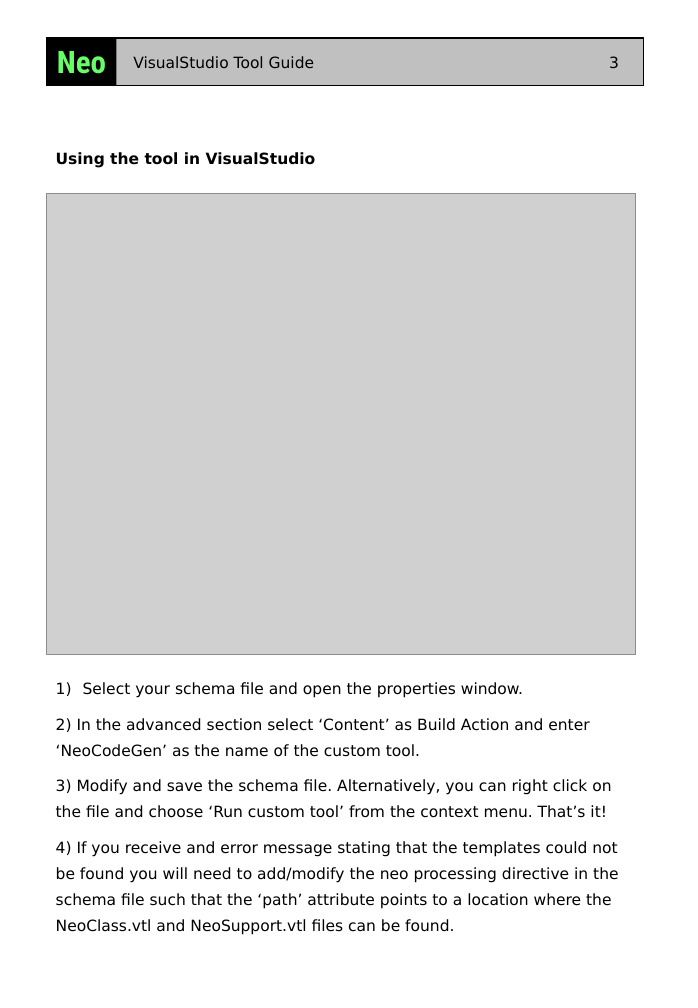
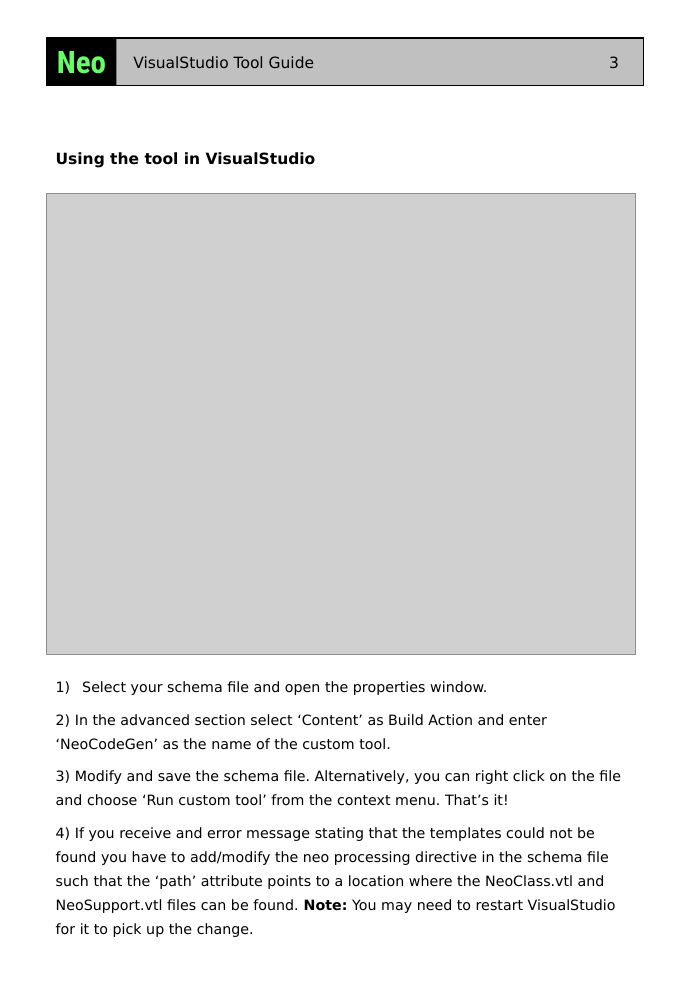
Before and after one commit to codehaus/neo, a slide deck: slide 3 of neo/docs/Neo_VsTool_Guide.ppt. Drawn at 698x1008 pixels with LibreOffice and Linux fonts; fonts in the diff are those of the drawing; grey boxes stand for pictures. Boxes give left, top, right and bottom in pixels: in the first picture for what was removed or moved away, otherwise in the second. Text is boxed around its words. In the diff, an @@ line names an element or a change of style, - is before the commit and + after.

```diff
--- a/neo/docs/Neo_VsTool_Guide.ppt
+++ b/neo/docs/Neo_VsTool_Guide.ppt
@@ text at bbox=[56, 681, 621, 806]: size 12 to 11 pt in "Select your schema file and open the ...", "2) In the advanced section select ‘Content’ ...", "3) Modify and save the schema file. ..." @@
@@ text at bbox=[56, 827, 616, 937]: text changed; size 12 to 11 pt @@
-4) If you receive and error message stating that the templates could not be found you will need to add/modify the neo processing directive in the schema file such that the ‘path’ attribute points to a location where the NeoClass.vtl and NeoSupport.vtl files can be found.
+4) If you receive and error message stating that the templates could not be found you have to add/modify the neo processing directive in the schema file such that the ‘path’ attribute points to a location where the NeoClass.vtl and NeoSupport.vtl files can be found. Note: You may need to restart VisualStudio for it to pick up the change.
```
Also in this commit, not shown: 2 other slides changed, 1 other file.
